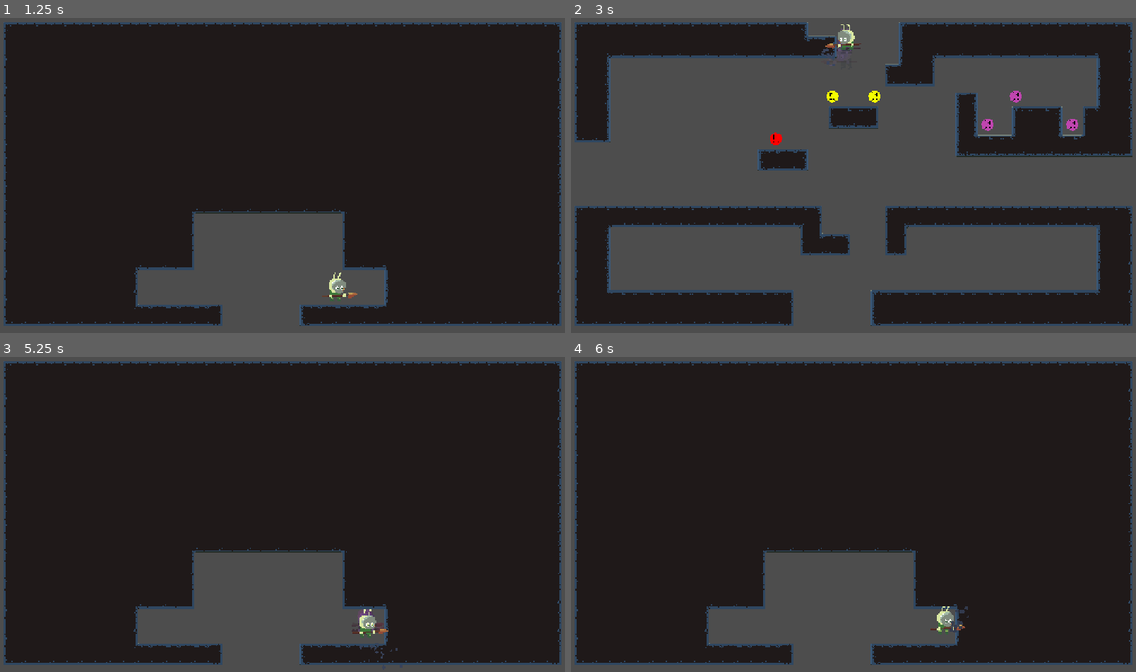
Above: before the commit, frames 1-4 (two rows, left to right).
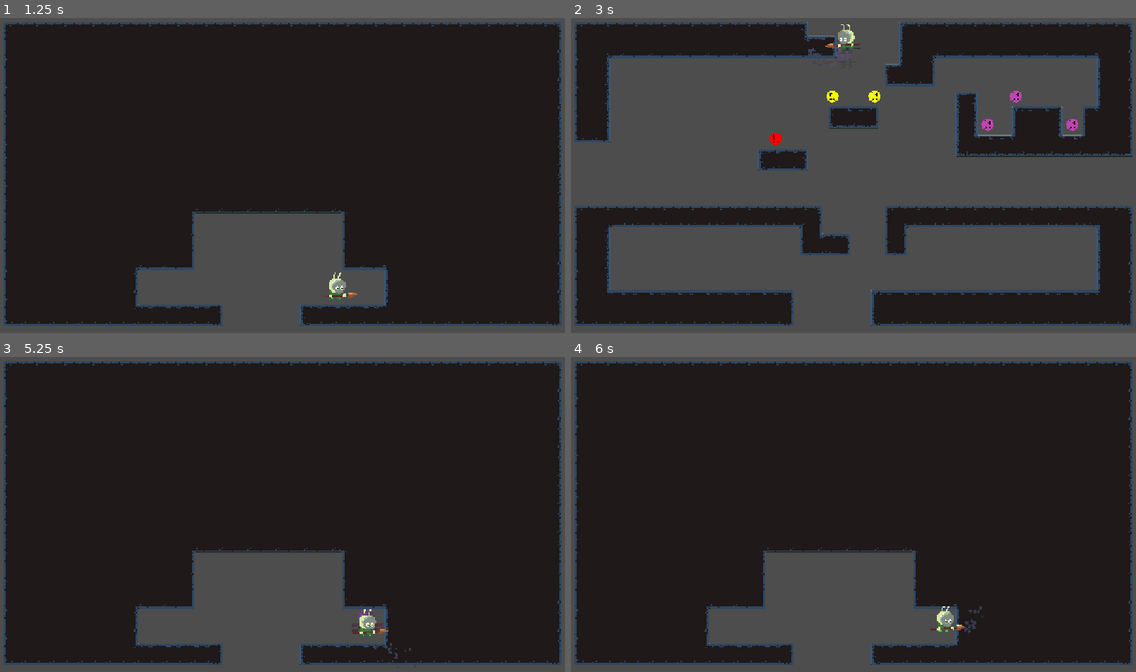
Above: after the commit, the same moments.

Repository: soulwa/ggj2026
Game: Godot game, scene res://Scenes/Levels/example_down.tscn
Two runs of this game, one before a commit and one after it. Both use one fixed random seed, a clock stepped at 60 frames per second and the inputs below. This scene is started directly instead of the project's main scene.
Inputs:
- Up to frame 1 (1.25 s): tap Enter at 0.5 s; hold Right (right) from 0.53 s (still down); hold X (action) from 0.53 s (still down); tap Z (jump) at 0.77 s
- Up to frame 2 (3 s): release X (action) at 1.28 s; tap Shift (switch_mask) at 1.35, 2.85 s; tap Z (jump) at 1.52 s; release Right (right) at 2.03 s; hold X (action) 2.03-2.78 s; hold Left (left) from 2.03 s (still down)
- Up to frame 3 (5.25 s): tap Z (jump) at 3.02, 3.77, 4.52 s; hold X (action) 3.53-4.28 s; release Left (left) at 4.28 s; hold Right (right) from 4.28 s (still down); tap Shift (switch_mask) at 4.35 s; hold X (action) from 5.03 s (still down)
- Up to frame 4 (6 s): keep holding Right (right); tap Space at 5.75 s; release X (action) at 5.78 s; tap Shift (switch_mask) at 5.85 s

Frame 1 is identical in both runs. In frame 2, less than 0.1% of the frame differs, in the area x 42-47%, y 9-16%; in frame 3, less than 0.1%; in frame 4, 0.1%, in the area x 67-73%, y 79-88%.

Commit message:
update particle smash hitbox position

Diff:
--- a/Scenes/player.tscn
+++ b/Scenes/player.tscn
@@ -408,4 +408,4 @@
 script = ExtResource("12_smash")
 
 [node name="WeaponTip" type="Marker2D" parent="."]
-position = Vector2(48, 8)
+position = Vector2(80, 8)
